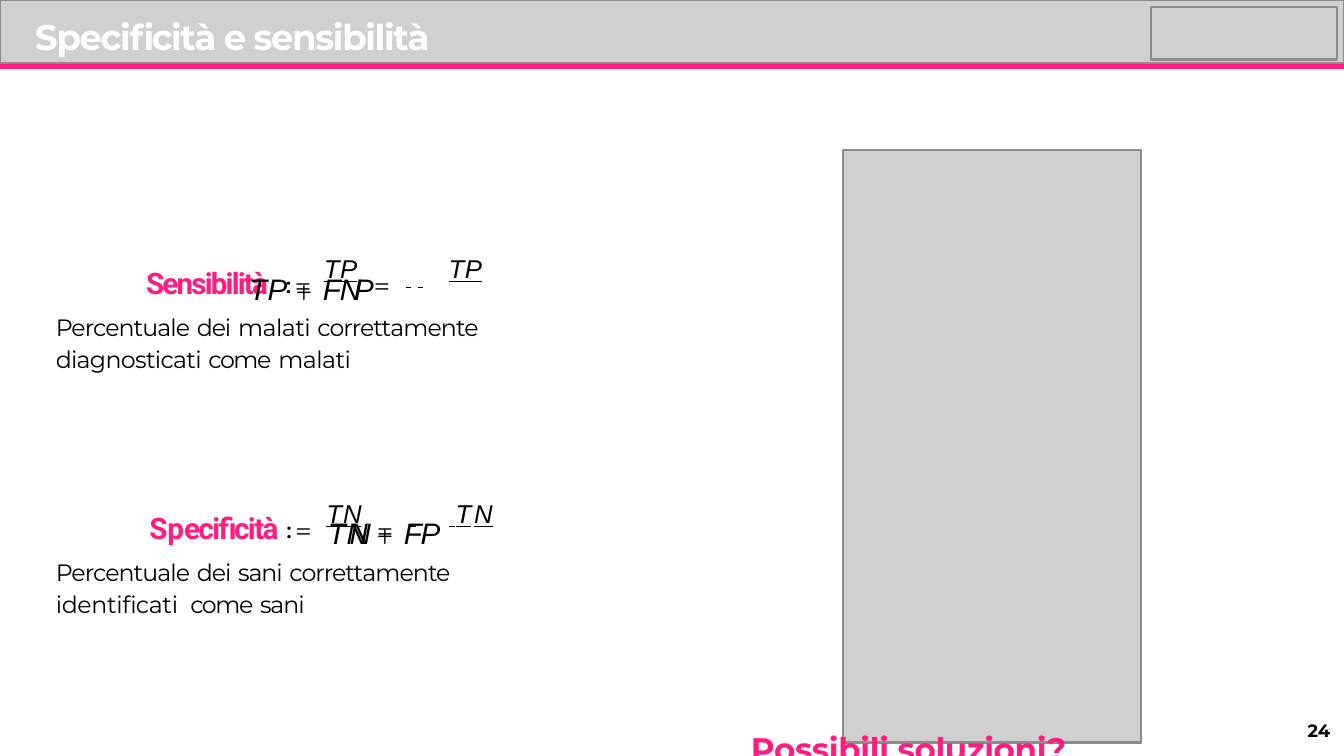
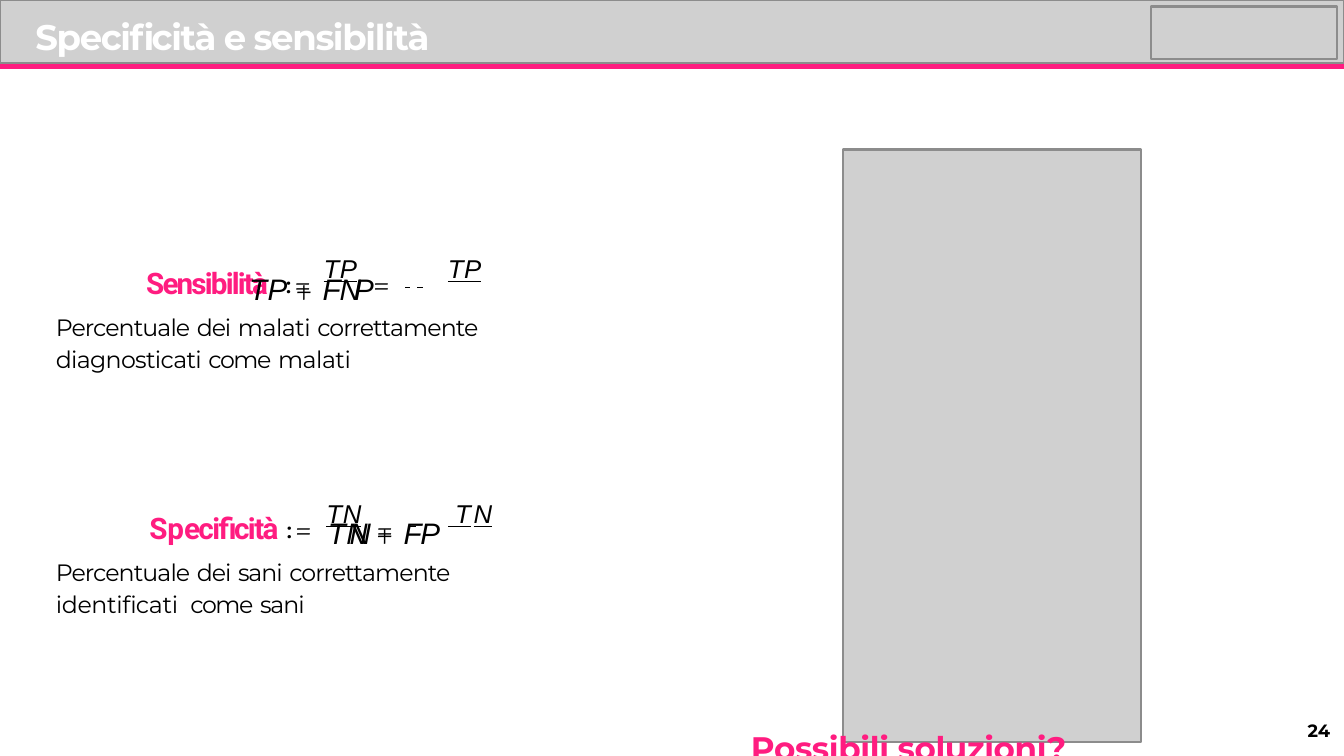
Before and after one commit to lorenzo-arcioni/master-ds, a slide deck: slide 24 of lezione_3/Lezione_03.pptx. Drawn at 1344x756 pixels with LibreOffice and Linux fonts; fonts in the diff are those of the drawing; grey boxes stand for pictures. Boxes give left, top, right and bottom in pixels: in the first picture for what was removed or moved away, otherwise in the second. Text is boxed around its words. In the diff, an @@ line names an element or a change of style, - is before the commit and + after.

```diff
--- a/lezione_3/Lezione_03.pptx
+++ b/lezione_3/Lezione_03.pptx
@@ text at [56, 318, 478, 373]: letter spacing -0.2 to -0.3 pt in "diagnosticati"; line spacing 1.15 to 1.14 @@
@@ text "Specificità := TN = TN" at [149, 505, 492, 545]: letter spacing 0.4 to 0.3 pt, letter spacing 1 to 0.9 pt in "TN" @@
@@ text at [56, 563, 450, 613]: line spacing 1.15 to 1.14 @@
```
Also in this commit, not shown: 24 other slides changed, 8 other files.
